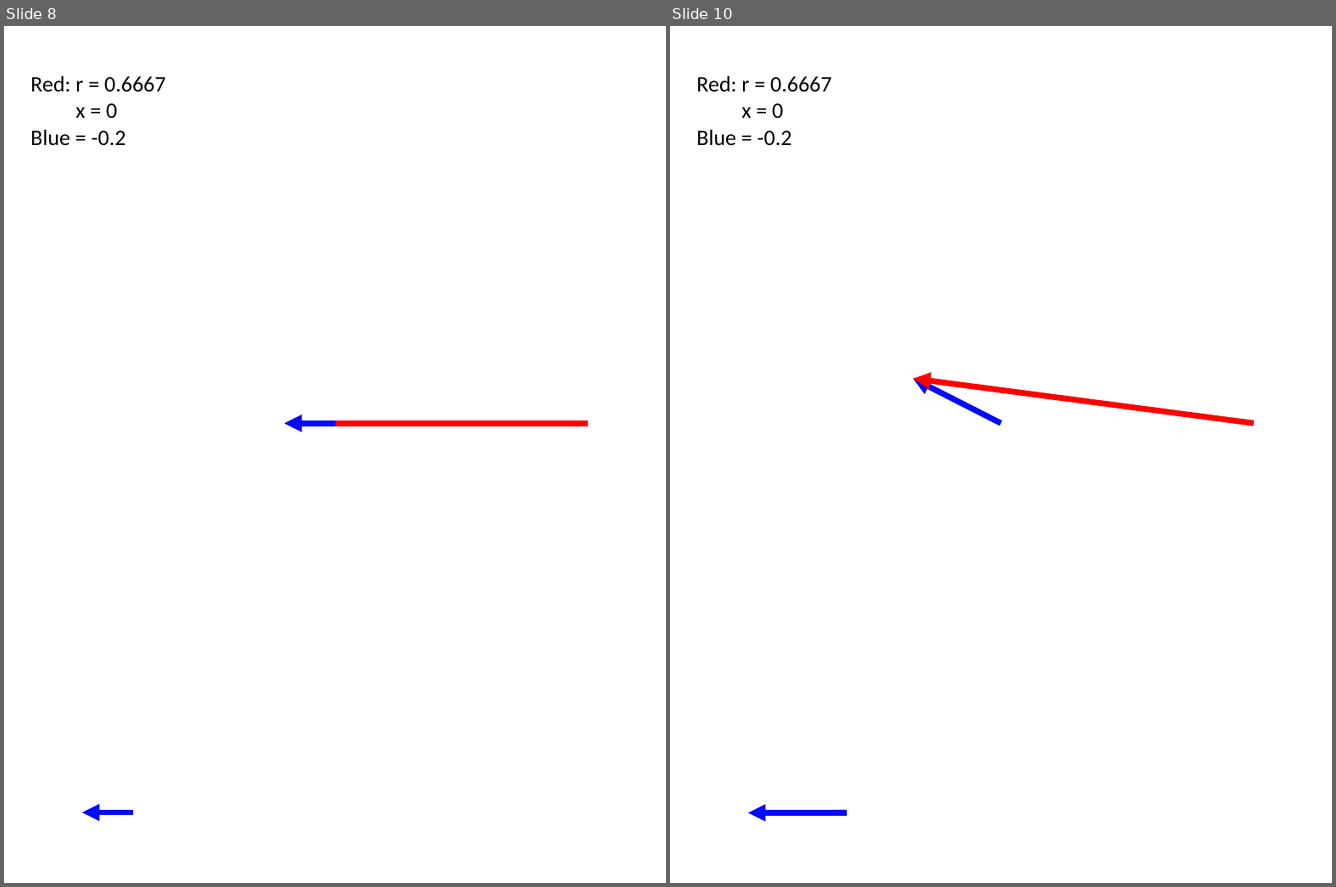
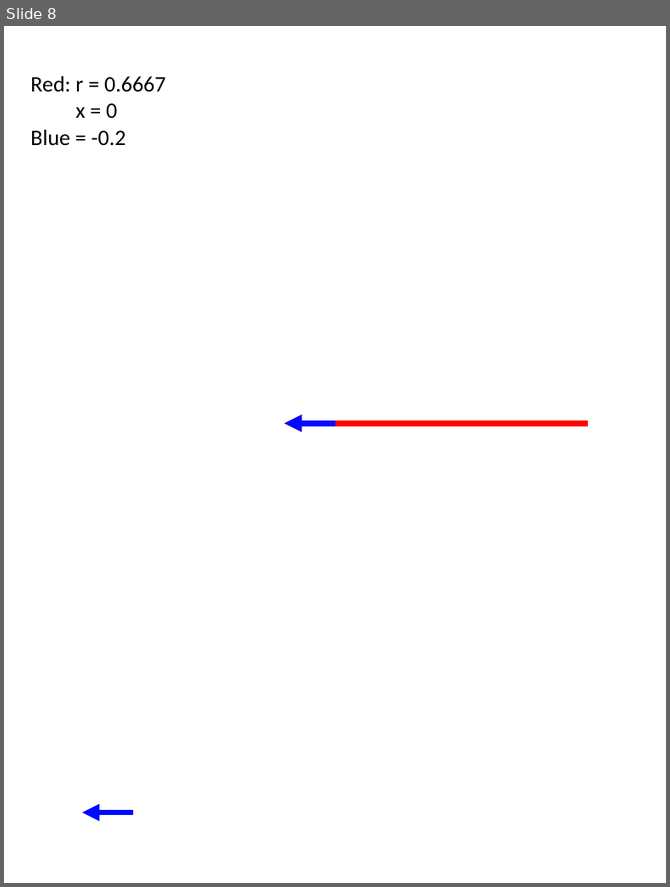
Before and after one commit to mjacks31-513/513, a slide deck: HW10_SmithCharts.pptx. Shown side by side, each under a label of ours: slides 8 and 10 before the commit, slide 8 after it; the slides between them are not shown. The pictures are 1336x887 and 670x887 pixels, drawn with LibreOffice and Linux fonts; fonts in the diff are those of the drawing; background and template pictures are left out. Boxes give left, top, right and bottom in pixels: in the first picture for what was removed or moved away, otherwise in the second. Text is boxed around its words. In the diff, an @@ line names an element or a change of style, - is before the commit and + after.

```diff
--- a/HW10_SmithCharts.pptx
+++ b/HW10_SmithCharts.pptx
@@ slide 10 removed at bbox=[670, 26, 1332, 883], background picture (left out) @@
@@ text removed at bbox=[696, 76, 832, 145] @@
-Red: r = 0.6667
-x = 0
-Blue = -0.2
@@ arrow removed from (1001, 423) to (913, 379) @@
@@ arrow removed from (1254, 423) to (913, 379) @@
@@ arrow removed from (847, 813) to (748, 813) @@
```
Also in this commit, not shown: 1 slide changed, 2 slides added, 1 other slide removed.
